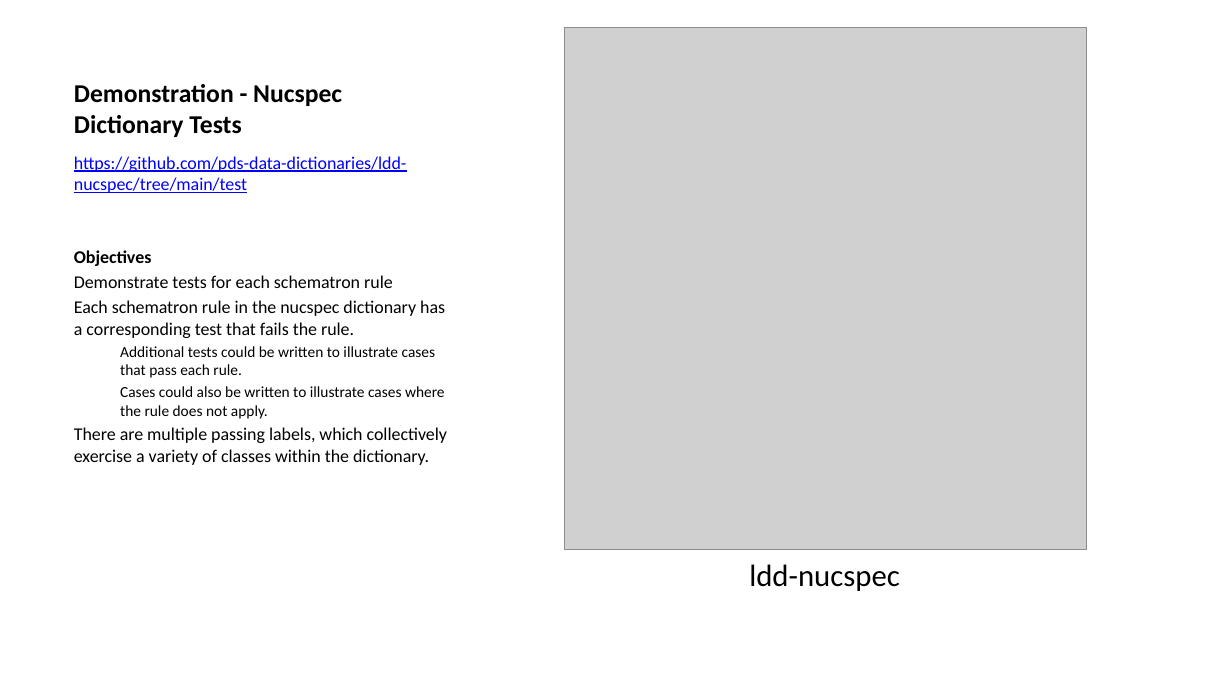
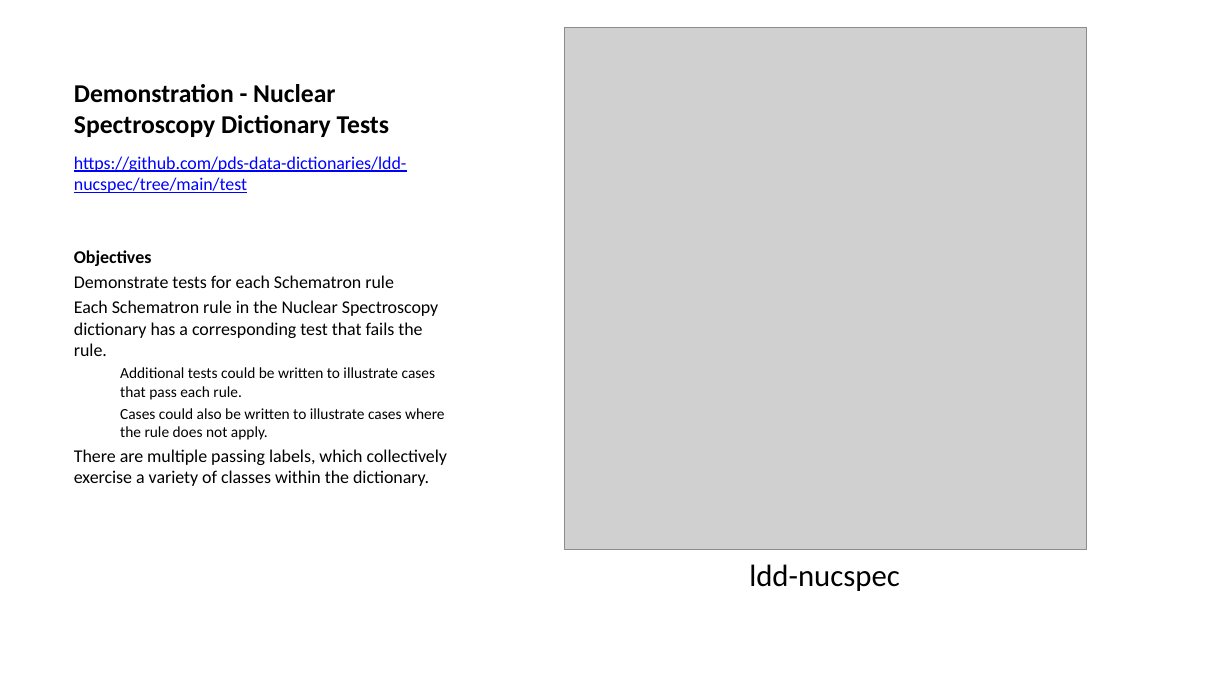
Before and after one commit to sbn-psi/dmsp, a slide deck: slide 17 of LDDTesting/stone-LDDTestingTechniques.pptx. Drawn at 1232x693 pixels with LibreOffice and Linux fonts; fonts in the diff are those of the drawing; grey boxes stand for pictures. Boxes give left, top, right and bottom in pixels: in the first picture for what was removed or moved away, otherwise in the second. Text is boxed around its words. In the diff, an @@ line names an element or a change of style, - is before the commit and + after.

```diff
--- a/LDDTesting/stone-LDDTestingTechniques.pptx
+++ b/LDDTesting/stone-LDDTestingTechniques.pptx
@@ title at [74,84,389,137]: text changed @@
-Demonstration - Nucspec Dictionary Tests
+Demonstration - Nuclear Spectroscopy Dictionary Tests
@@ text at [74,275,439,356]: text changed @@
-Demonstrate tests for each schematron rule
-Each schematron rule in the nucspec dictionary has a corresponding test that fails the rule.
+Demonstrate tests for each Schematron rule
+Each Schematron rule in the Nuclear Spectroscopy dictionary has a corresponding test that fails the rule.
```
Also in this commit, not shown: 3 other slides changed, 5 other files.
